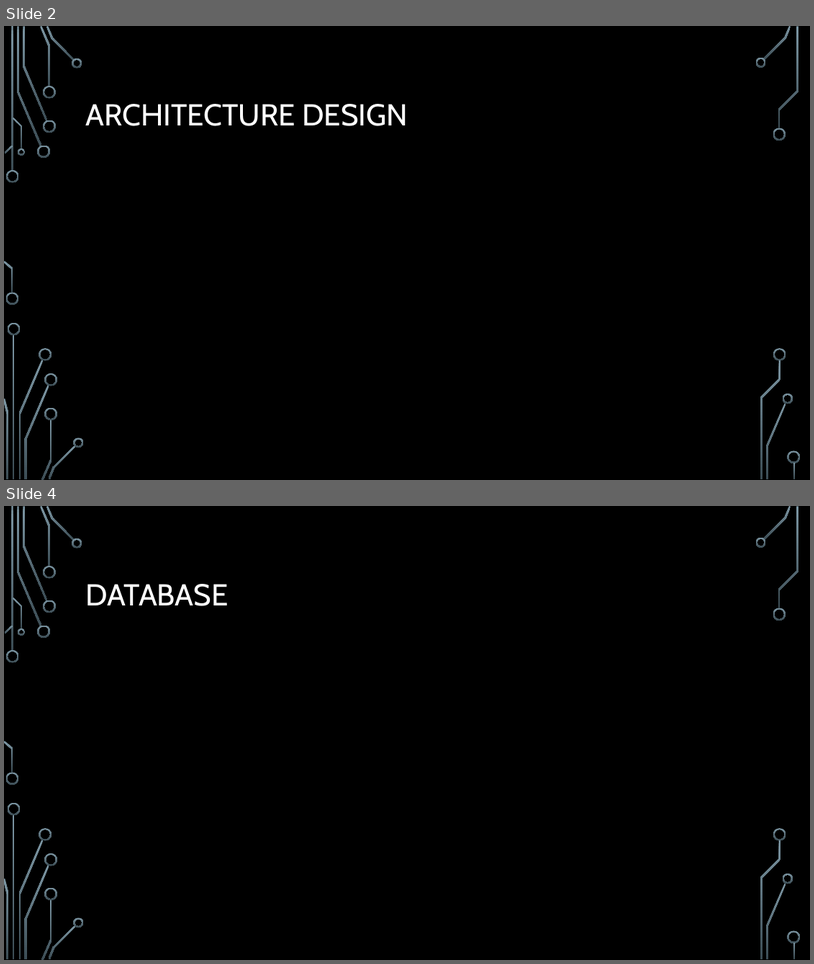
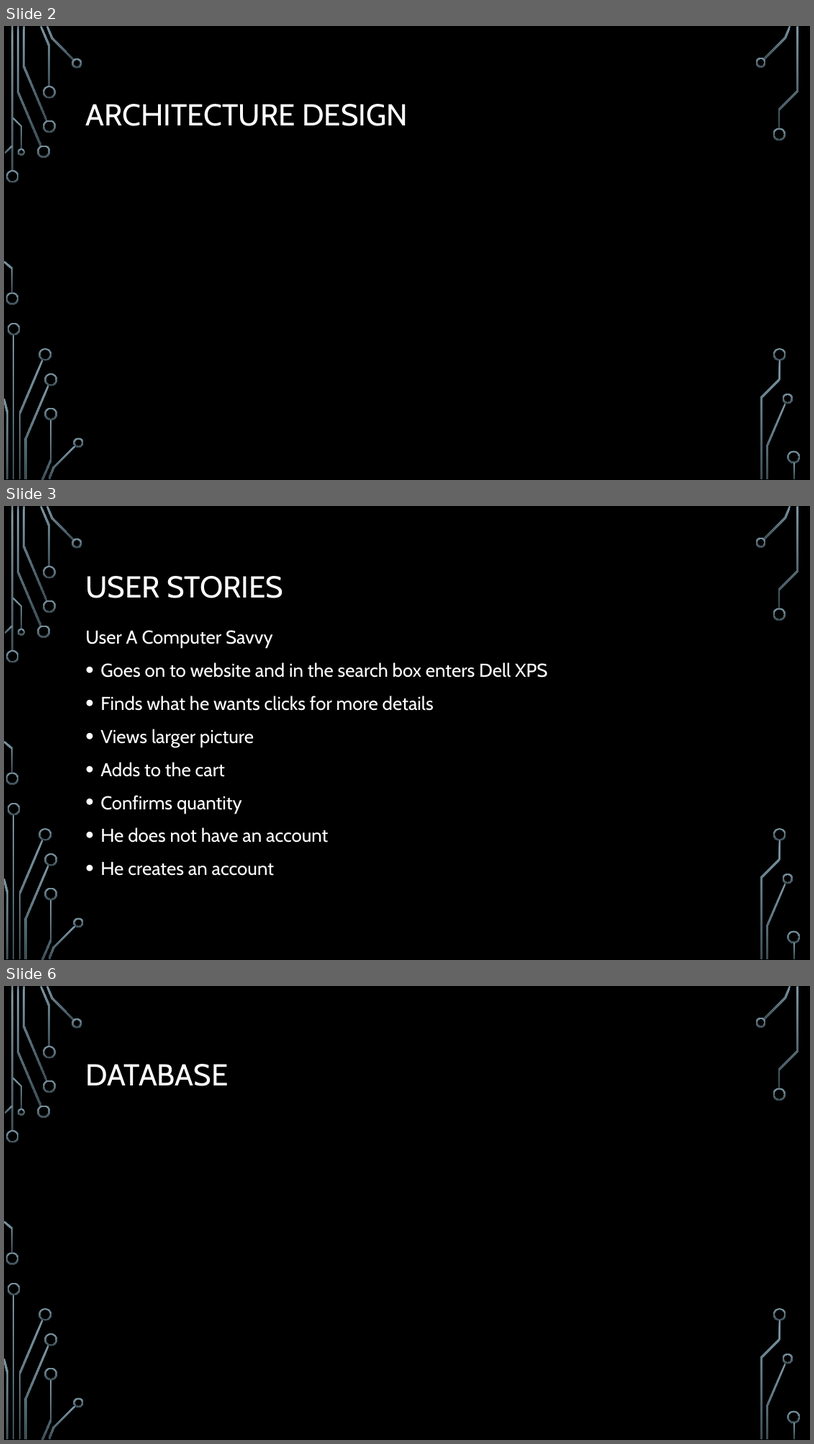
Before and after one commit to KBarros2014/TEAMB, a slide deck: site/Presentation doc/Php assignment.pptx. Shown one above the other, each under a label of ours: slides 2 and 4 before the commit, slides 2, 3 and 6 after it; the slides between them are not shown. The pictures are 814x964 and 814x1444 pixels, drawn with LibreOffice and Linux fonts; fonts in the diff are those of the drawing; background and template pictures are left out. Boxes give left, top, right and bottom in pixels: in the first picture for what was removed or moved away, otherwise in the second. Text is boxed around its words. In the diff, an @@ line names an element or a change of style, - is before the commit and + after.

Commit message:
User stories

```diff
--- a/site/Presentation doc/Php assignment.pptx
+++ b/site/Presentation doc/Php assignment.pptx
@@ slide 3 added at bbox=[4, 506, 810, 960], background picture (left out); not listed: 36 template elements that a slide beside it also shows @@
@@ title added at bbox=[85, 576, 283, 598], 36 pt, text #FFFFFF @@
+USER STORIES
@@ text added at bbox=[85, 630, 548, 875], 22.2 pt, text #FFFFFF @@
+User A Computer Savvy
+• Goes on to website and in the search box enters Dell XPS
+• Finds what he wants clicks for more details
+• Views larger picture
+• Adds to the cart
+• Confirms quantity
+• He does not have an account
+• He creates an account
@@ what was slide 4 is now slide 6 @@
```
Also in this commit, not shown: 2 other slides added, 1 slide removed.
